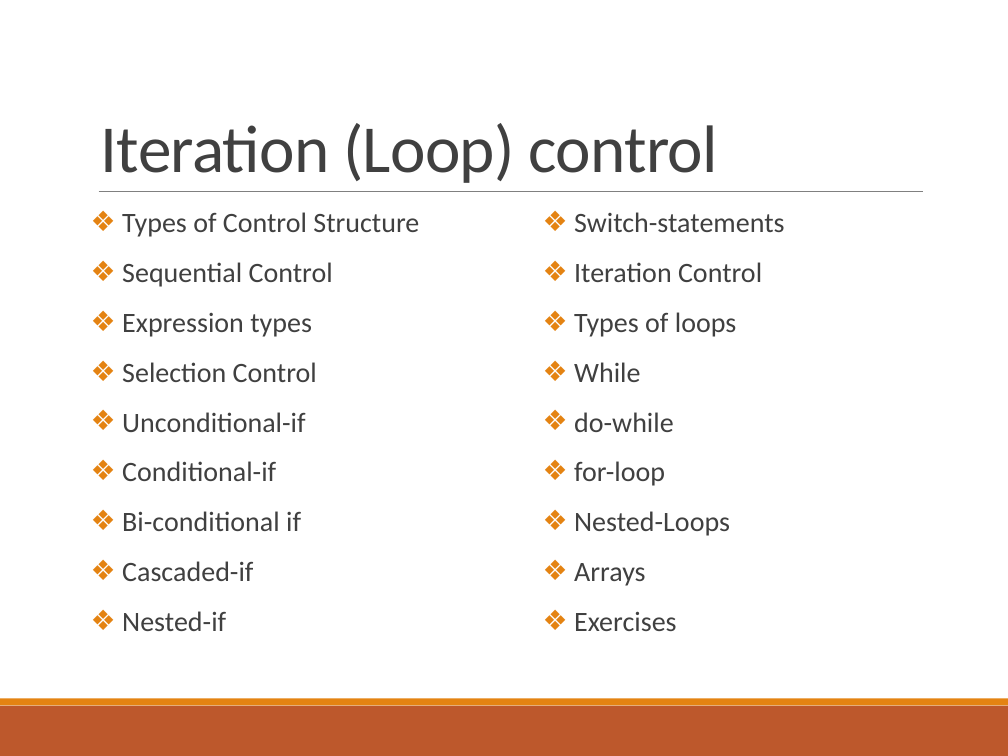
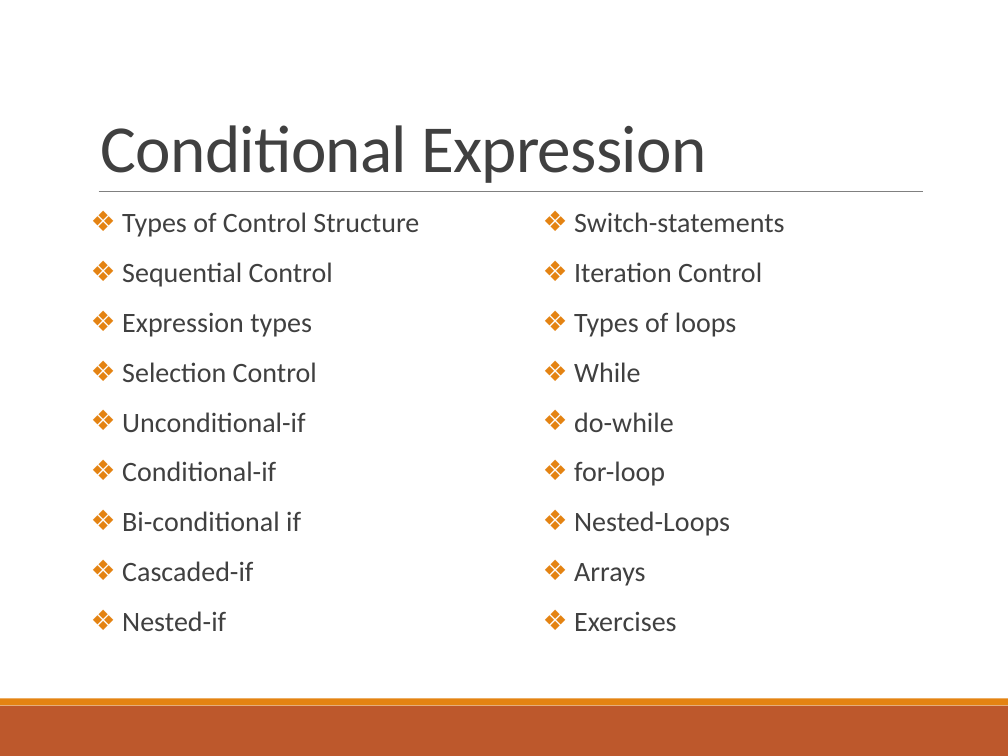
Before and after one commit to deeperj/dillinger, a slide deck: slide 14 of thesis/ukapp2/wqu_isc/sofware_design/Lesson 2 - Java.pptx. Drawn at 1008x756 pixels with LibreOffice and Linux fonts; fonts in the diff are those of the drawing. Boxes give left, top, right and bottom in pixels: in the first picture for what was removed or moved away, otherwise in the second. Text is boxed around its words. In the diff, an @@ line names an element or a change of style, - is before the commit and + after.

```diff
--- a/thesis/ukapp2/wqu_isc/sofware_design/Lesson 2 - Java.pptx
+++ b/thesis/ukapp2/wqu_isc/sofware_design/Lesson 2 - Java.pptx
@@ title at (x1=101, y1=125, x2=706, y2=183): text changed @@
-Iteration (Loop) control
+Conditional Expression
```
Also in this commit, not shown: 2 other slides changed, 12 slides added, 10 slides removed, 5 other files.
